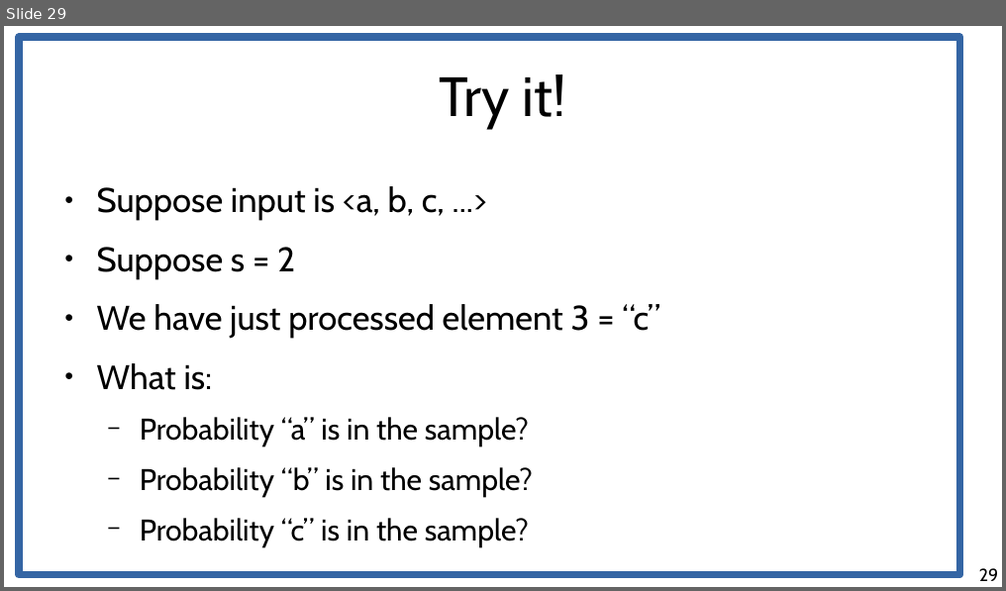
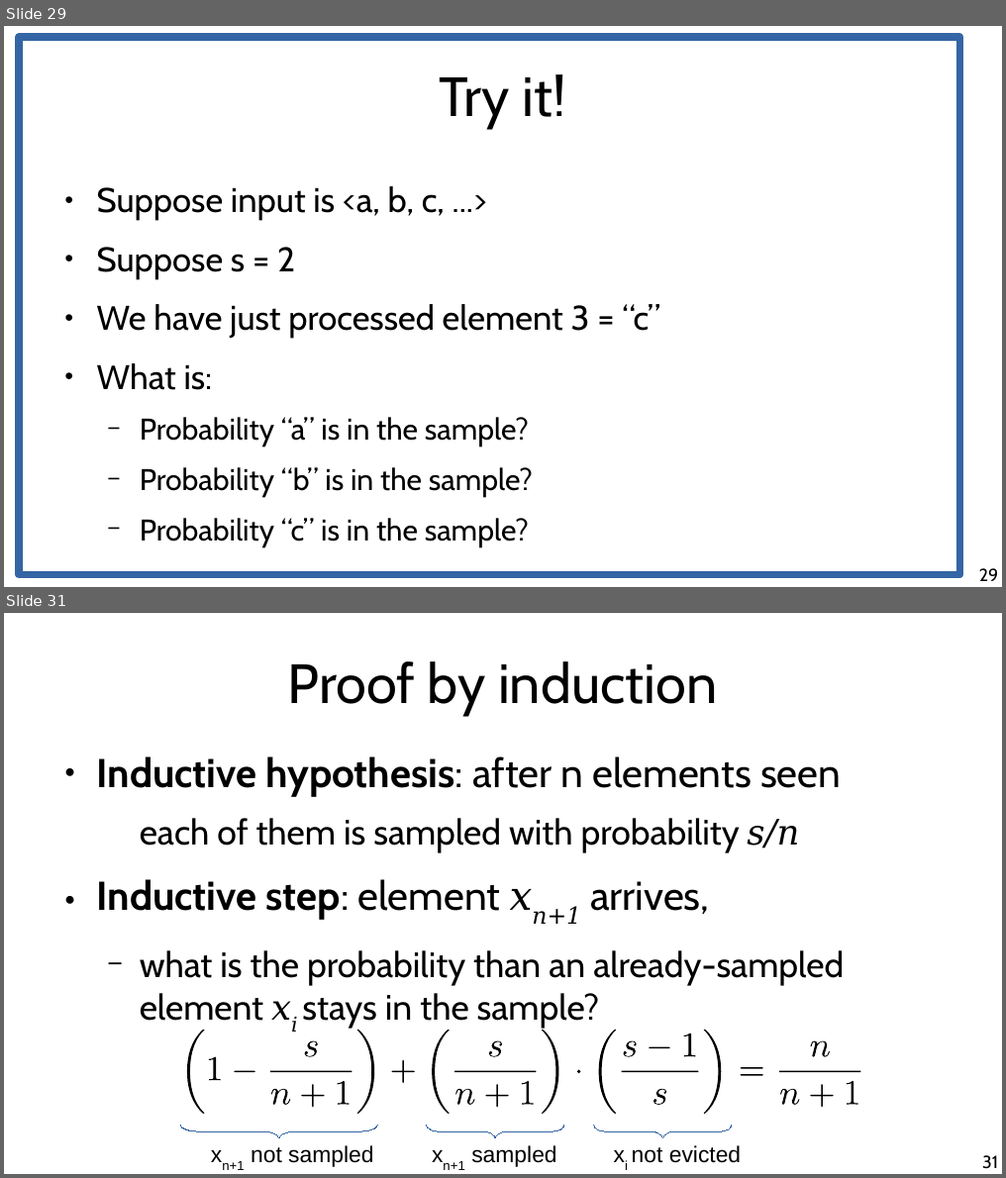
Before and after one commit to chatox/data-mining-course, a slide deck: theory/tt10_streaming.odp. Shown one above the other, each under a label of ours: slide 29 before the commit, slides 29 and 31 after it; the slides between them are not shown. The pictures are 1006x591 and 1006x1178 pixels, drawn with LibreOffice and Linux fonts; fonts in the diff are those of the drawing. Boxes give left, top, right and bottom in pixels: in the first picture for what was removed or moved away, otherwise in the second. Text is boxed around its words. In the diff, an @@ line names an element or a change of style, - is before the commit and + after.

```diff
--- a/theory/tt10_streaming.odp
+++ b/theory/tt10_streaming.odp
@@ slide 31 added at [4,613,1002,1174], background #FFFFFF @@
@@ title added at [288,662,717,716], 44 pt, text #000000 @@
+Proof by induction
@@ text added at [97,757,844,1028], 28 pt, text #000000 @@
+● Inductive hypothesis: after n elements seen
+  each of them is sampled with probability s/n
+● Inductive step: element xn+1 arrives,
+  − what is the probability than an already-sampled element xi stays in the sample?
@@ group added at [187,1030,860,1114]: 31 freeform shapes @@
@@ freeform shape added at [180,1126,378,1139], outline #3465A4 0 pt @@
@@ text added at [222,1146,373,1170], 18 pt, text #000000 @@
+xn+1 not sampled
@@ freeform shape added at [427,1126,564,1139], outline #3465A4 0 pt @@
@@ text added at [443,1146,556,1170], 18 pt, text #000000 @@
+xn+1 sampled
@@ freeform shape added at [594,1126,732,1139], outline #3465A4 0 pt @@
@@ text added at [632,1146,741,1163], 18 pt, text #000000 @@
+xi not evicted
@@ page number added at [982,1156,998,1169], 14 pt, text #000000 @@
+31
```
Also in this commit, not shown: 2 slides changed, 22 other slides added.
